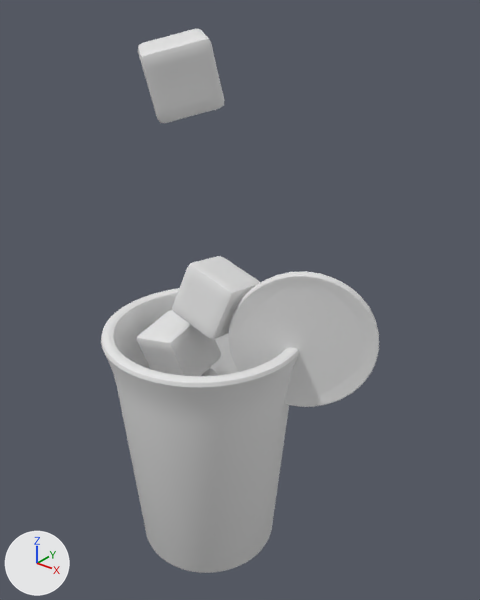
Renders of the OBJ model public/assets/drink-baked/blog0029.obj from each side of a commit.
The view is the same before and after, from a 50 mm camera at (5.61, -6.19, 8.17) aimed at (0.46, 0.25, 4.18). The axes (+X, +Y, +Z) are drawn at lower left. The lights are the same throughout. The older version comes first. Where no turn or scale is listed for an object, it has been applied to the vertices.
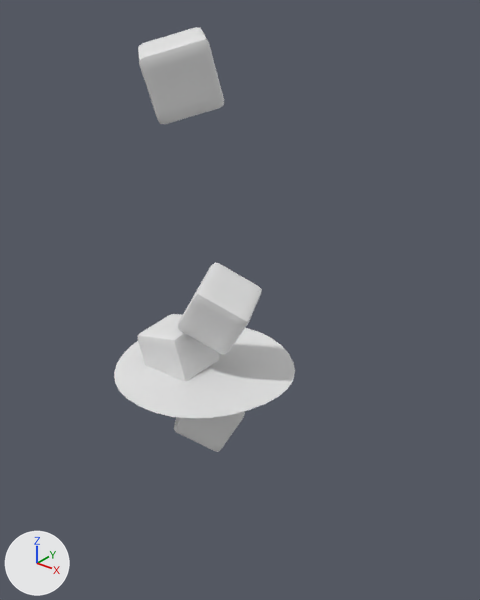
Location of each change, [x1, y1, x2, y2] in pixels of the pictures (480 x 600 px; the box of a moved part takes in the faces that stretch with it):
'Cylinder', deleted: before [101, 288, 299, 573]
'Circle.001', deleted: before [228, 271, 379, 407]
'Cube.002', reshaped (12% taller): before [172, 256, 260, 339]; after [178, 262, 262, 355]
part 2 of me_plane, moved or reshaped (not visible before): after [114, 328, 295, 418]
'Cube', unchanged, uncovered by the edit: before [201, 368, 219, 376]; after [174, 411, 245, 452]

The edits, one by one:
me_cube_002 is used by ob_cube_002; location (0.0, 0.0, 0.0).
me_cube_002 had 386 vertices, 384 faces and spanned x -0.367..0.648, y -0.346..0.591, z 3.649..4.717.
me_cube_002 now has 386 vertices, 384 faces and spans x -0.379..0.85, y -0.434..0.589, z 3.471..4.617.
me_cube_002 part 1: the whole mesh is multiplied about its middle by the matrix ((0.433, 0.872, 0.23), (-0.896, 0.386, 0.222), (0.105, -0.302, 0.948)), then moved by (0.095, -0.044, -0.139).
me_plane is used by ob_plane; location (0.0, 0.0, 0.0).
me_plane had 246 vertices, 68 faces and spanned x -1.31..1.31, y -1.31..1.31, z 3.03..3.1.
me_plane now has 218 vertices, 161 faces and spans x -1.31..1.31, y -1.31..1.31, z 3.03..3.1.
me_plane part 2: 6 vertices moved within x -0.91..0.91, y -1.31..1.31, z 3.07; 192 vertices removed from x -1.3..1.3, y -1.3..1.3, z 3.03..3.1; 164 vertices added at x -1.29..1.29, y -1.29..1.29, z 3.03..3.09.
Object 'Circle.001' (ob_circle_001) is deleted.
Object 'Cylinder' (ob_cylinder) is deleted.
